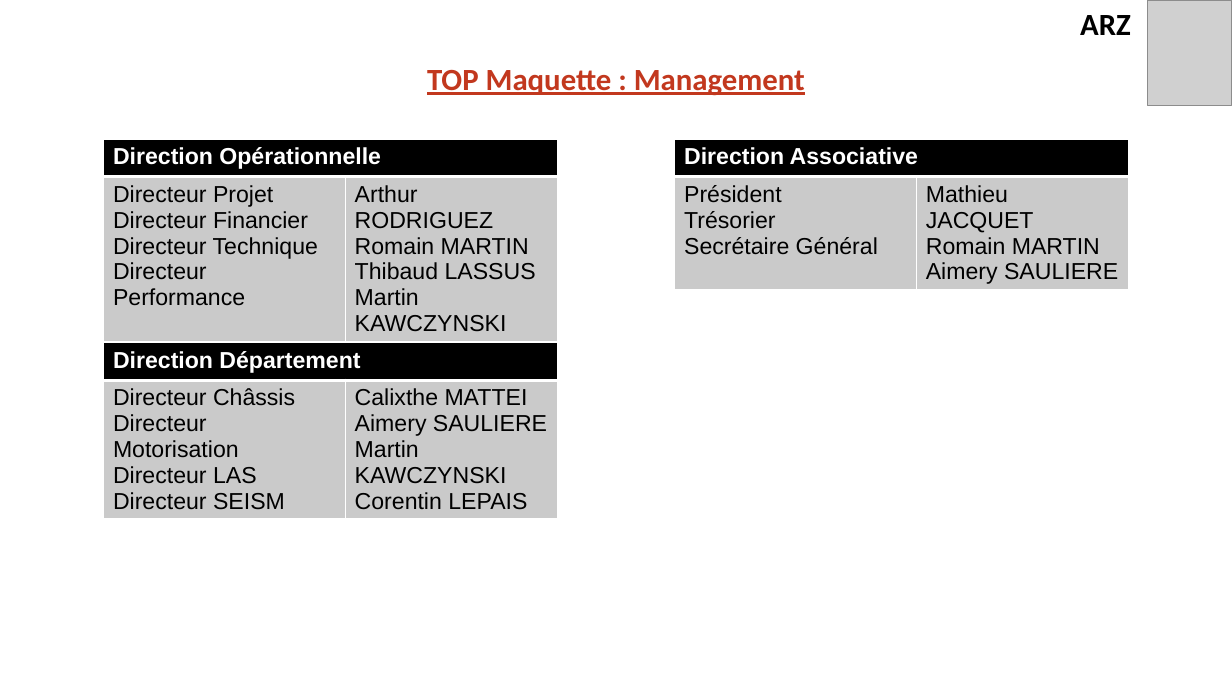
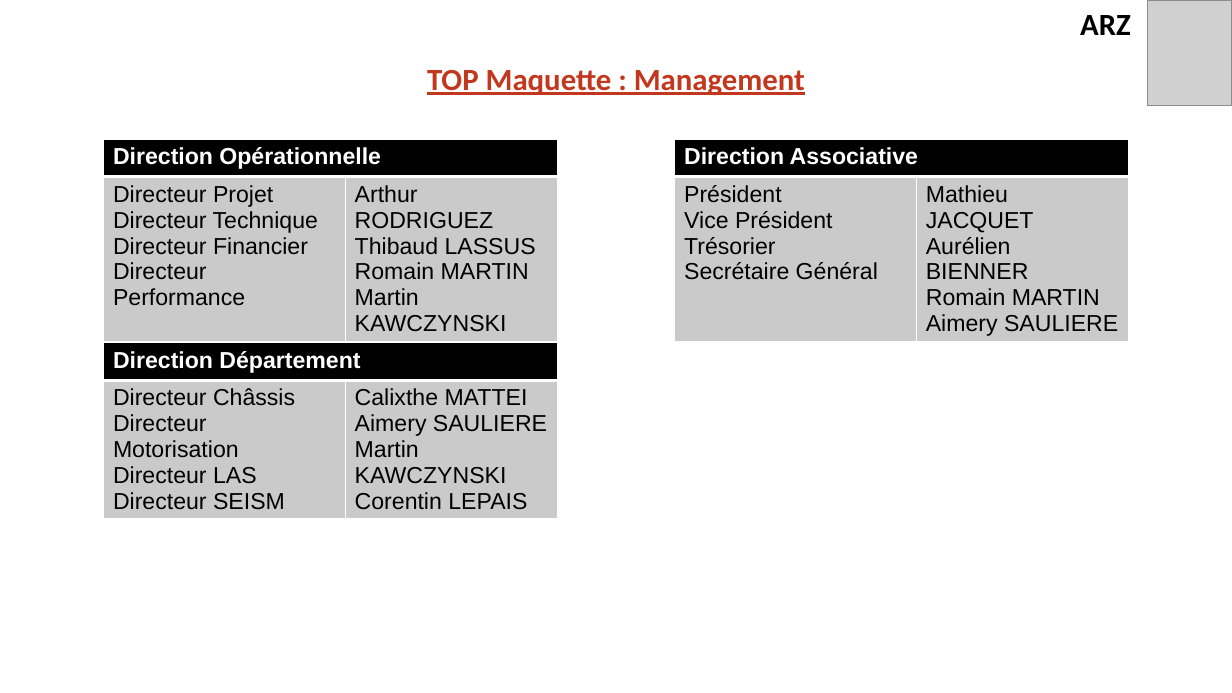
Before and after one commit to EOSCogniton/STUF-2020, a slide deck: slide 4 of AB_TOPs/02_Top_Maquette/Top_Maquette_V2.0.pptx. Drawn at 1232x693 pixels with LibreOffice and Linux fonts; fonts in the diff are those of the drawing; grey boxes stand for pictures; background and template pictures are left out. Boxes give left, top, right and bottom in pixels: in the first picture for what was removed or moved away, otherwise in the second. Text is boxed around its words. In the diff, an @@ line names an element or a change of style, - is before the commit and + after.

```diff
--- a/AB_TOPs/02_Top_Maquette/Top_Maquette_V2.0.pptx
+++ b/AB_TOPs/02_Top_Maquette/Top_Maquette_V2.0.pptx
@@ table at (104, 140, 557, 335) @@
-row 2, column 1: Directeur Projet / Directeur Financier / Directeur Technique / Directeur Performance
+row 2, column 1: Directeur Projet / Directeur Technique / Directeur Financier / Directeur Performance
-row 2, column 2: Arthur RODRIGUEZ / Romain MARTIN / Thibaud LASSUS / Martin KAWCZYNSKI
+row 2, column 2: Arthur RODRIGUEZ / Thibaud LASSUS / Romain MARTIN / Martin KAWCZYNSKI
@@ table at (675, 140, 1128, 340) @@
-row 2, column 1: Président / Trésorier / Secrétaire Général
+row 2, column 1: Président / Vice Président / Trésorier / Secrétaire Général
-row 2, column 2: Mathieu JACQUET / Romain MARTIN / Aimery SAULIERE
+row 2, column 2: Mathieu JACQUET / Aurélien BIENNER / Romain MARTIN / Aimery SAULIERE
```
Also in this commit, not shown: 3 other slides changed.
